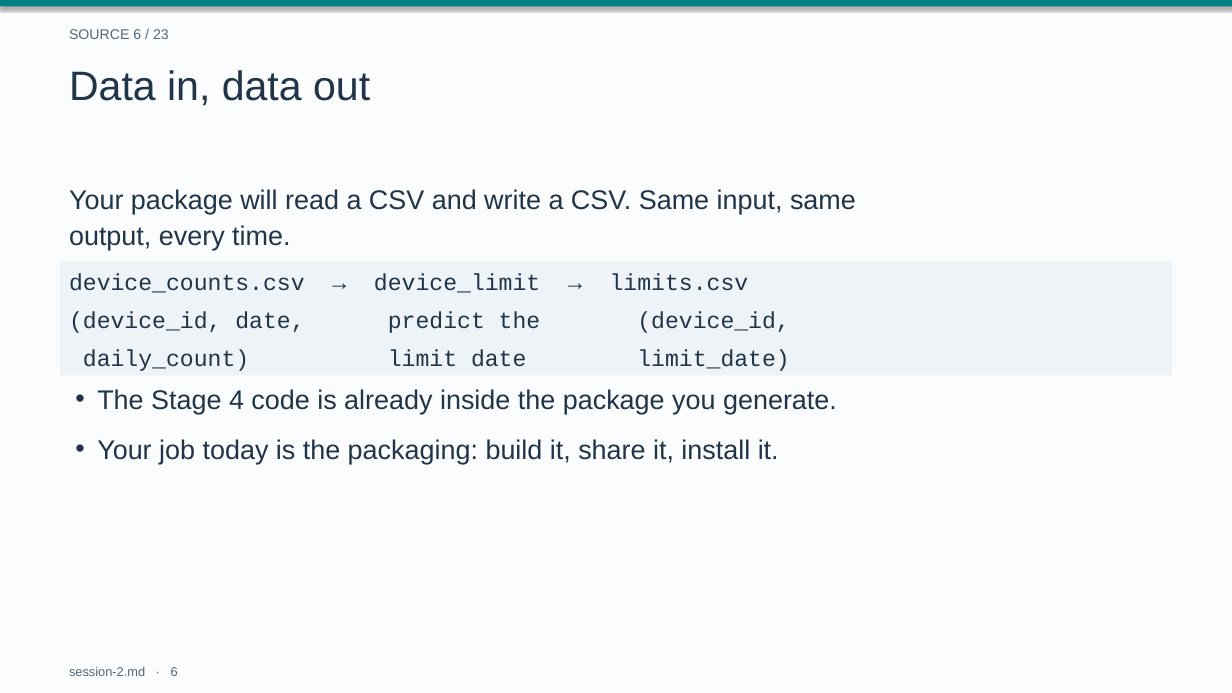
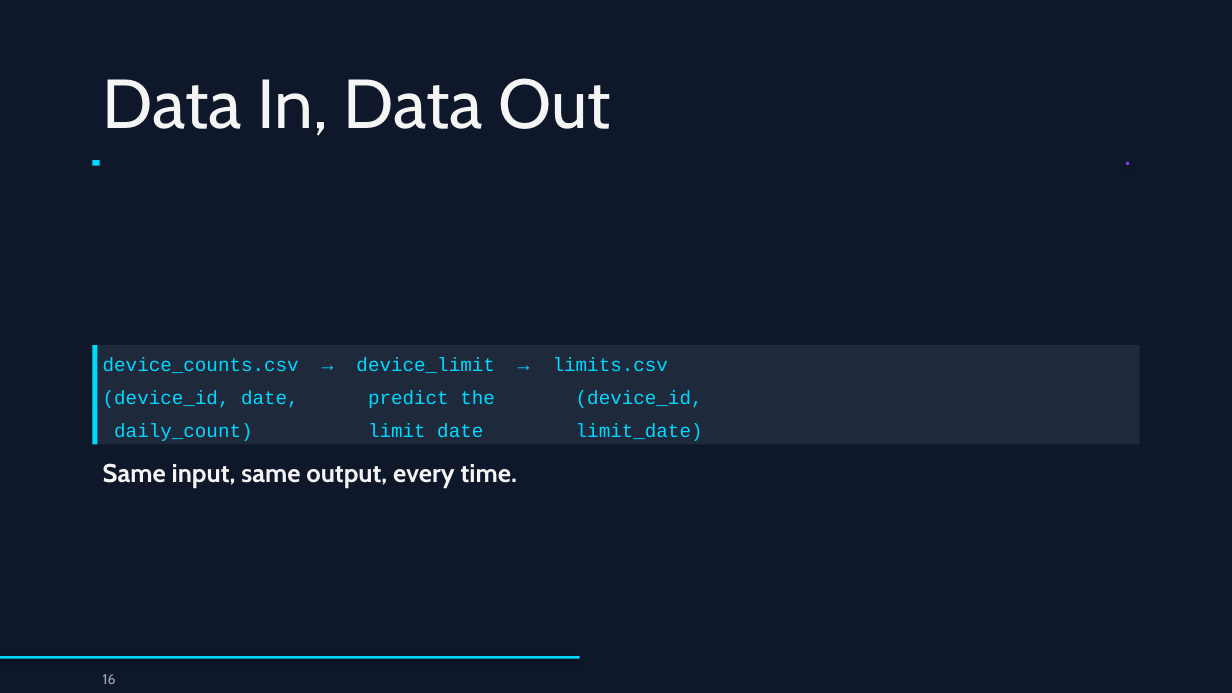
Before and after one commit to drweihungpan-lab/3R-teaching, a slide deck: slide 16 of materials/slides/session-2.pptx (slide 6 before the commit). Drawn at 1232x693 pixels with LibreOffice and Linux fonts; fonts in the diff are those of the drawing. Boxes give left, top, right and bottom in pixels: in the first picture for what was removed or moved away, otherwise in the second. Text is boxed around its words. In the diff, an @@ line names an element or a change of style, - is before the commit and + after.

```diff
--- a/materials/slides/session-2.pptx
+++ b/materials/slides/session-2.pptx
@@ background #FAFCFD to #0F172A @@
@@ rectangle removed at [0,0,1232,6] @@
@@ text removed at [69,29,169,39] @@
-SOURCE 6 / 23
@@ text at [103,78,611,136]: text changed; size 32 to 54 pt; font Arial to Cabin; text colour #20344A to #F5F5F5 @@
-Data in, data out
+Data In, Data Out
@@ rectangle added at [92,160,100,165], fill #00D9FF @@
@@ ellipse added at [1126,162,1129,165], fill #7C3AED @@
@@ text removed at [69,189,856,250] @@
-Your package will read a CSV and write a CSV. Same input, same
-output, every time.
@@ rectangle "device_counts.csv → device_limit → limits.csv" at [92,345,1140,378]: size 18 to 15 pt, text colour #20344A to #00D9FF; line spacing 23.8pt to 19.8pt; fill #EDF3F6 to #1E293B @@
@@ rectangle "device_counts.csv → device_limit → limits.csv": place and size @@
-rectangle "device_counts.csv → device_limit → limits.csv" at [60,261,1172,299]
+rectangle "device_counts.csv → device_limit → limits.csv" at [92,345,1140,378]
@@ rectangle added at [92,345,98,378], fill #00D9FF @@
@@ text "(device_id, date, predict the (device_id,": place and size @@
-text "(device_id, date, predict the (device_id," at [69,312,789,333]
+text "(device_id, date, predict the (device_id," at [103,391,703,408]
@@ text "(device_id, date, predict the (device_id," at [103,391,703,408]: size 18 to 15 pt, text colour #20344A to #00D9FF; line spacing 23.8pt to 19.8pt @@
@@ rectangle added at [92,378,98,411], fill #00D9FF @@
@@ text removed at [97,389,837,414] @@
-• The Stage 4 code is already inside the package you generate.
@@ rectangle "daily_count) limit date limit_date)": place and size @@
-rectangle "daily_count) limit date limit_date)" at [60,337,1172,375]
+rectangle "daily_count) limit date limit_date)" at [92,411,1140,445]
@@ rectangle "daily_count) limit date limit_date)" at [92,411,1140,445]: size 18 to 15 pt, text colour #20344A to #00D9FF; line spacing 23.8pt to 19.8pt; fill #EDF3F6 to #1E293B @@
@@ rectangle added at [92,411,98,445], fill #00D9FF @@
@@ text removed at [97,439,779,464] @@
-• Your job today is the packaging: build it, share it, install it.
@@ text added at [103,463,518,488], 20 pt, text #F5F5F5, bold @@
+Same input, same output, every time.
@@ rectangle added at [0,656,579,659], fill #00D9FF @@
@@ text removed at [69,666,178,676] @@
-session-2.md · 6
@@ text added at [103,674,116,684], 11 pt, text #A0A8B8 @@
+16
```
Also in this commit, not shown: 6 other slides changed, 27 slides added, 16 slides removed, 4 other files.
